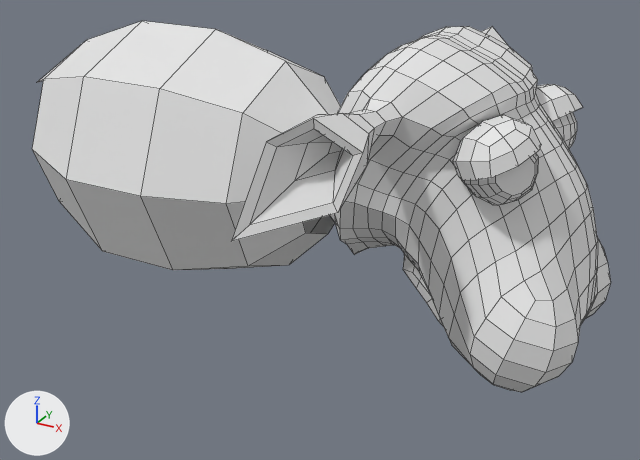
One commit to the FBX model Assets/LD35/Models/Sheep.fbx: the scene before it, then after it.
Before and after are seen from a camera (50 mm lens) standing at (4.5, -5.82, 4.29) and looking at (1.25, 0.08, 1.34). Arrows for +X, +Y and +Z are at lower left; the lights stay in place. Mesh edges are drawn as thin lines.

Names of what the first picture shows: 'ShBody', 'ShEyes', 'ShHead'.
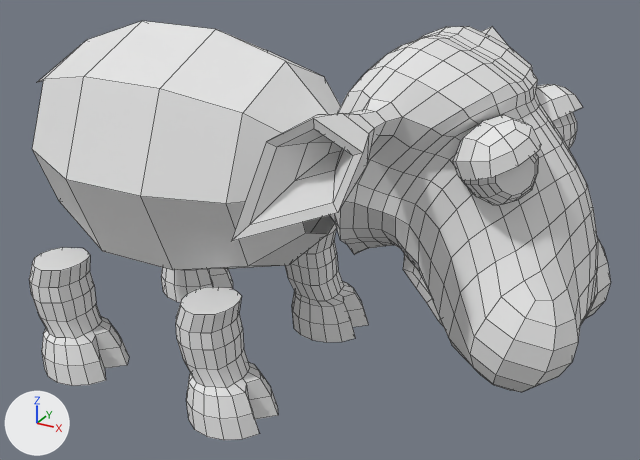
Commit message: Add sheep hoofs

Changed parts and their boxes [x1, y1, x2, y2] in the pictures (640 x 460 px):
'ShHoofs', added: after [29, 223, 369, 440]

What changed in the scene script:
```text
Add me_hoof:
    me_hoof.from_pydata(...)  # 512 vertices, 456 faces; spans x -1.1..1.29, y -1.21..1.21, z 0.0..0.98
Add ob_shhoofs:
    ob_shhoofs = bpy.data.objects.new('ShHoofs', me_hoof)
    ob_shhoofs.location = (0.0, 0.0, 0.0)
```
